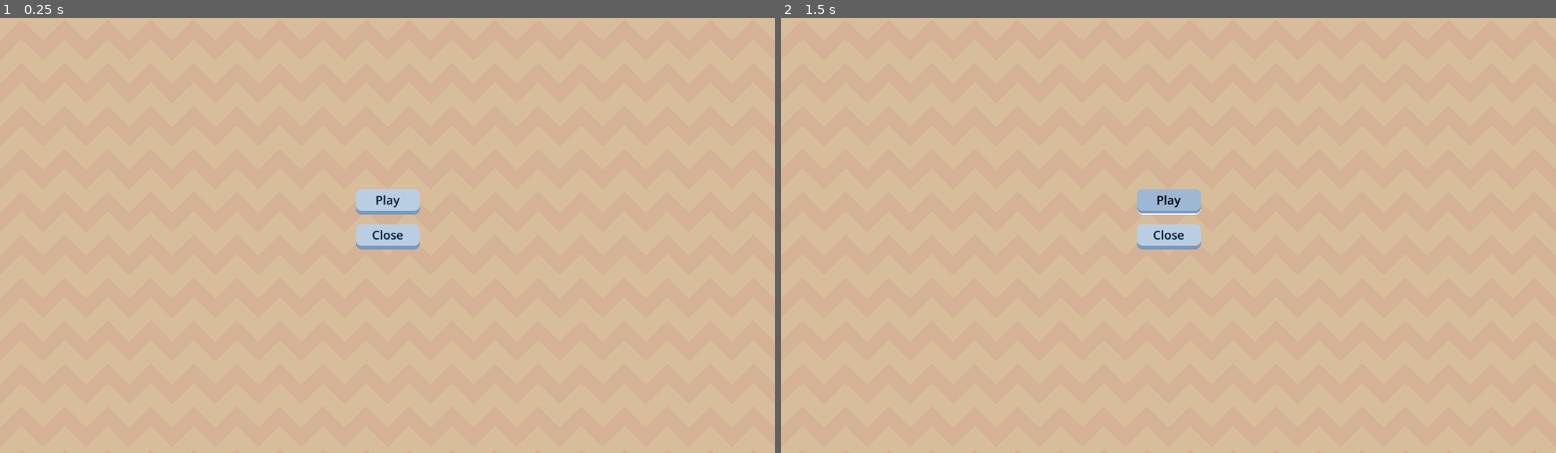
Above: before the commit, frames 1-2 (left to right).
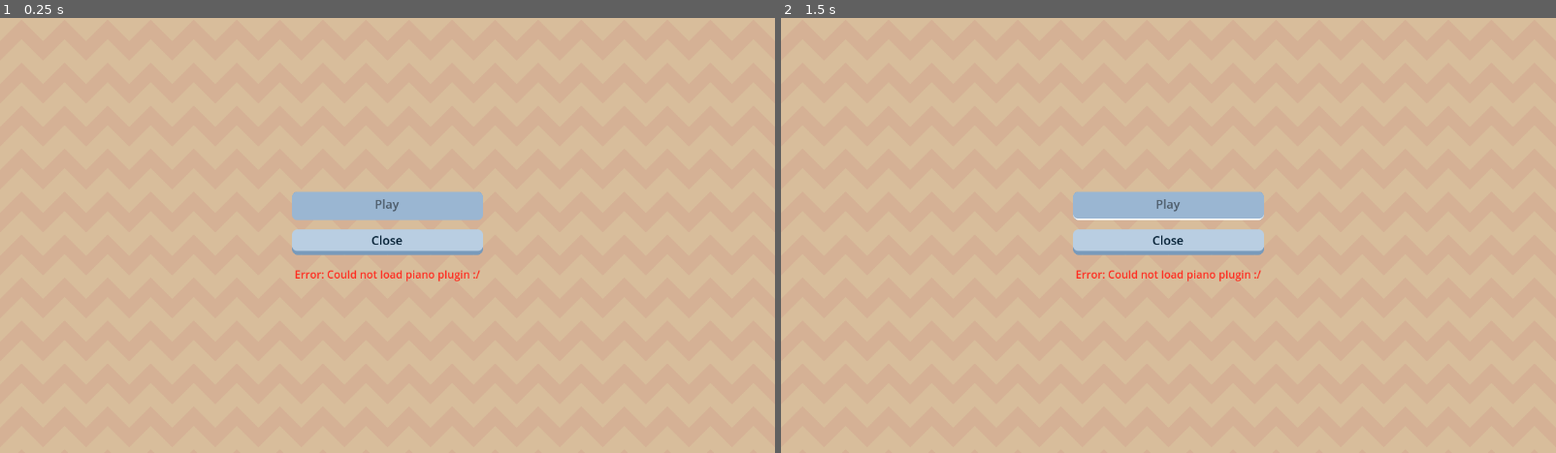
Above: after the commit, the same moments.

Repository: ChargeIn/PianoLearner
Game: Godot game, scene res://main_menu/main_menu.tscn
The game is run twice, just before and just after one commit, with the same random seed, the same clock (stepped at 60 frames per second) and the same inputs. Before the commit the project starts from res://scenes/main_menu.tscn.
Inputs (mouse positions are in pixels of both pictures, inside the frame that each line leads up to):
- Up to frame 1 (0.25 s): no input
- Up to frame 2 (1.5 s): click (1168, 200) at 0.5 s, where only the run before the commit has a clickable "Play"; click (1168, 200) at 1.25 s, where only the run before the commit has a clickable "Play"

The runs differ from the first frame. In frame 1, 3.2% of the frame differs, in the area x 37-63%, y 39-61%; in frame 2, 2.9%.
Error before the commit: Parse Error: Expected indented block after "if" block. (res://scripts/save_load_system.gd:31)

Commit message:
Started adding main logic script

Diff:
--- a/godot/scripts/save_load_system.gd
+++ b/godot/globals/piano_manager.gd
@@ -1,6 +1,5 @@
-extends Control
+extends Node
 
-var save_file_path = 'user:://save-game-0.0.0.save'
 var connector_plugin_name = "PianoConnectorPlugin"
 var connector_plugin
 
@@ -9,26 +8,33 @@
 const BLUETOOTH_SCAN_NEW_DEVICES = "newDevices"
 const BLUETOOTH_SCAN_STOPPED = "stopped"
 
-func _load_game():
-	var save_file = FileAccess.open(save_file_path, FileAccess.READ)
+var is_loaded = false
+var is_connected = false
+
+func _ready() -> void:
+	if Engine.has_singleton(connector_plugin_name):
+		connector_plugin = Engine.get_singleton(connector_plugin_name)
+		is_loaded = true
+		connector_plugin.bluetoothHandler.connect(handleBluetoothEvent)
+	else:
+		is_loaded = false
+		printerr("Couldn't find plugin " + connector_plugin_name)
 
 
-func _ready():
-	if Engine.has_singleton(connector_plugin_name):
-		connector_plugin = Engine.get_singleton(connector_plugin_name)
-		connector_plugin.bluetoothHandler.connect(handleBluetoothEvent)
-
-	else:
-		printerr("Couldn't find plugin " + connector_plugin_name)
-		$VBoxContainer/Play.disabled = true
-		$VBoxContainer/ErrorLabel.text = "Error: Could not load piano plugin :/"
-
-func _on_play_pressed() -> void:
-	print(connector_plugin.scanBLEDevices());
+func switch_scene(path: String) -> void:
+	get_tree().call_deferred("change_scene_to_file", path)
 
 
-func handleBluetoothEvent(event) -> void:
+func handleBluetoothEvent(event: String) -> void:
 	if(event == BLUETOOTH_SCAN_LOCATION_DISABLED):
+		pass
 
 	print("Event" + event);
 	print("devices: " + connector_plugin.getScanResults())
+
+func start_game() -> void:
+	if !is_connected:
+		switch_scene("res://piano_setup/setup_menu.tscn")
+
+func to_main_menu() -> void:
+	switch_scene("res://main_menu/main_menu.tscn")
--- /dev/null
+++ b/godot/main_menu/main_menu.gd
@@ -0,0 +1,15 @@
+extends Control
+
+var save_file_path = 'user:://save-game-0.0.0.save'
+
+func _load_game():
+	var save_file = FileAccess.open(save_file_path, FileAccess.READ)
+
+
+func _ready():
+	if !PianoManager.is_loaded:
+		$VBoxContainer/Play.disabled = true
+		$VBoxContainer/ErrorLabel.text = "Error: Could not load piano plugin :/"
+
+func _on_play_pressed() -> void:
+	PianoManager.start_game();
--- a/godot/scenes/main_menu.tscn
+++ b/godot/main_menu/main_menu.tscn
@@ -1,8 +1,8 @@
 [gd_scene load_steps=4 format=3 uid="uid://cny2fgabprn47"]
 
-[ext_resource type="Script" uid="uid://wk78xtt5iqy7" path="res://scripts/save_load_system.gd" id="1_l6cm7"]
-[ext_resource type="Texture2D" uid="uid://dxngy6k2ptp5f" path="res://assets/Brown.png" id="2_bqqt6"]
-[ext_resource type="Theme" uid="uid://jtqqgwbwjkiv" path="res://theme/theme.tres" id="3_wu84c"]
+[ext_resource type="Script" uid="uid://wk78xtt5iqy7" path="res://main_menu/main_menu.gd" id="1_3shxk"]
+[ext_resource type="Texture2D" uid="uid://dxngy6k2ptp5f" path="res://assets/Brown.png" id="2_bws42"]
+[ext_resource type="Theme" uid="uid://jtqqgwbwjkiv" path="res://theme/theme.tres" id="3_3f7m4"]
 
 [node name="MainMenu" type="Control"]
 layout_mode = 3
@@ -11,7 +11,7 @@
 anchor_bottom = 1.0
 grow_horizontal = 2
 grow_vertical = 2
-script = ExtResource("1_l6cm7")
+script = ExtResource("1_3shxk")
 
 [node name="TextureRect" type="TextureRect" parent="."]
 layout_mode = 1
--- /dev/null
+++ b/godot/piano_setup/setup_menu.gd
@@ -0,0 +1,5 @@
+extends Control
+
+
+func _on_back_pressed() -> void:
+	PianoManager.to_main_menu()
--- /dev/null
+++ b/godot/piano_setup/setup_menu.tscn
@@ -0,0 +1,62 @@
+[gd_scene load_steps=4 format=3 uid="uid://dflte2g5hr8oy"]
+
+[ext_resource type="Script" uid="uid://dlul66ks10fpo" path="res://piano_setup/setup_menu.gd" id="1_h8t14"]
+[ext_resource type="Texture2D" uid="uid://dxngy6k2ptp5f" path="res://assets/Brown.png" id="1_q4vcb"]
+[ext_resource type="Theme" uid="uid://jtqqgwbwjkiv" path="res://theme/theme.tres" id="2_h8t14"]
+
+[node name="SetupMenu" type="Control"]
+layout_mode = 3
+anchors_preset = 15
+anchor_right = 1.0
+anchor_bottom = 1.0
+grow_horizontal = 2
+grow_vertical = 2
+script = ExtResource("1_h8t14")
+
+[node name="TextureRect" type="TextureRect" parent="."]
+layout_mode = 1
+anchors_preset = 15
+anchor_right = 1.0
+anchor_bottom = 1.0
+grow_horizontal = 2
+grow_vertical = 2
+texture = ExtResource("1_q4vcb")
+stretch_mode = 1
+
+[node name="Back" type="Button" parent="."]
+custom_minimum_size = Vector2(0, -49)
+layout_mode = 1
+anchors_preset = -1
+offset_left = 17.0
+offset_top = 15.0
+offset_right = 94.0
+offset_bottom = 32.0
+theme = ExtResource("2_h8t14")
+text = "Back
+"
+
+[node name="VBoxContainer" type="VBoxContainer" parent="."]
+layout_mode = 1
+anchors_preset = 8
+anchor_left = 0.5
+anchor_top = 0.5
+anchor_right = 0.5
+anchor_bottom = 0.5
+offset_left = -79.0
+offset_top = -37.5
+offset_right = 79.0
+offset_bottom = 37.5
+grow_horizontal = 2
+grow_vertical = 2
+theme_override_constants/separation = 20
+
+[node name="ScanDevices" type="Button" parent="VBoxContainer"]
+layout_mode = 2
+theme = ExtResource("2_h8t14")
+text = "Scan for Devices"
+
+[node name="ErrorLabel" type="Label" parent="VBoxContainer"]
+layout_mode = 2
+theme_override_colors/font_color = Color(1, 0.174173, 0.127216, 1)
+
+[connection signal="pressed" from="Back" to="." method="_on_back_pressed"]
--- a/godot/project.godot
+++ b/godot/project.godot
@@ -15,6 +15,10 @@
 config/features=PackedStringArray("4.5", "Mobile")
 config/icon="res://icon.svg"
 
+[autoload]
+
+PianoManager="*res://globals/piano_manager.gd"
+
 [editor]
 
 version_control/plugin_name="GitPlugin"
--- a/godot/scripts/confirm_dialog.gd
+++ b/godot/scripts/confirm_dialog.gd
@@ -5,5 +5,11 @@
 @onready var header_label: Label = %HeaderLabel
 @onready var message_label: Label = %MessageLabel
 
-@onready var cacnel_button: Label = %CancelButton
-@onready var action_button: Label = %ActionButton
+@onready var cacnel_button: Button = %CancelButton
+@onready var action_button: Button = %ActionButton
+
+var is_open: bool = false
+
+func _ready() -> void:
+	set_process_unhandled_key_input(false)
+	action_button.pressed.connect()
Not shown, added: godot/globals/piano_manager.gd.uid
Renamed: godot/scripts/save_load_system.gd.uid -> godot/main_menu/main_menu.gd.uid
Not shown: 2 places in godot/main_menu/main_menu.tscn that only renumber resources
Not shown, added: godot/piano_setup/setup_menu.gd.uid
